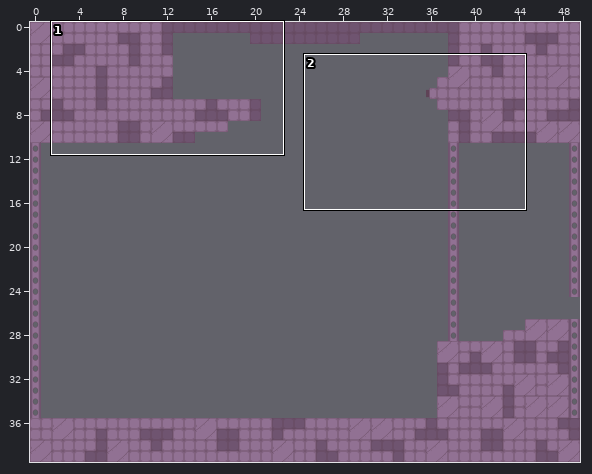
An edit to a level. Tiled map, android/assets/spaceship3.tmx. Above: a wide view before the commit, with the close-up outlined.
Close-up. Before the commit:
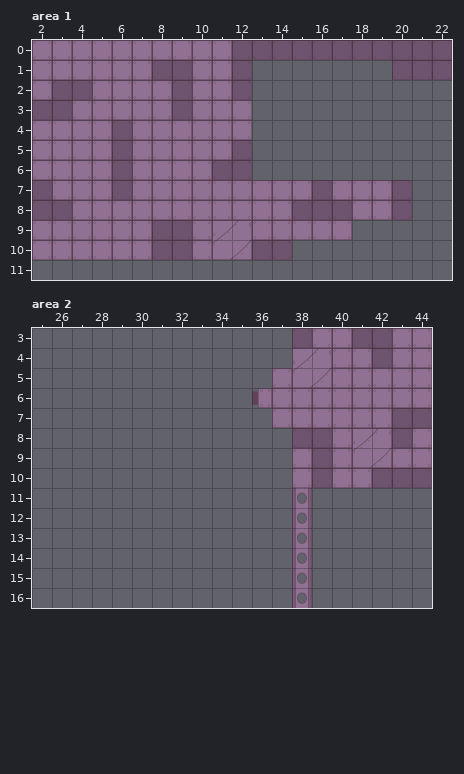
Cells are 100x100 px. Shown: area 1 x 2..22, y 0..11; area 2 x 25..44, y 3..16. The commit also changed other parts of the map, which this record leaves out.
The result:
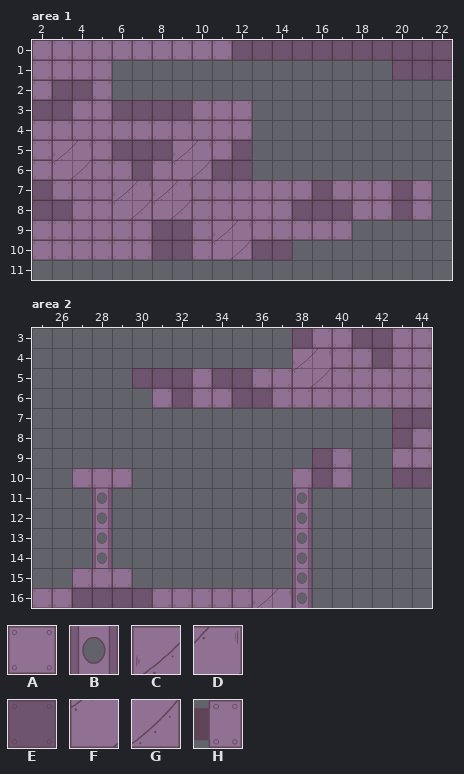
Key: from "tileset": A 0, B 1, C 5, D 6, E 7, F 10, G 11, H 12.
_ is an empty cell.
Edits made:
Layer "Tile Layer 1", area 1:
Tile A replaces tile E in row 4 at x 6; in row 6 at x 6.
Tile A is added in rows 7 to 8 at x 21.
Tile C replaces tile A in row 5 at x 3 and 9; in row 7 at x 8.
Tile C replaces tile E in row 7 at x 6.
Tile D replaces tile A in row 5 at x 4 and 10; in row 7 at x 7 and 9.
Tile E replaces tile A in row 3 at x 6 to 8; in row 5 at x 7 to 8; in row 6 at x 7.
Tile F replaces tile A in row 6 at x 3 and 9; in row 8 at x 6 and 8.
Tile G replaces tile A in row 6 at x 4 and 10; in row 8 at x 7 and 9.
Tile A is gone in row 1 at x 6 to 7 and 10 to 11; in row 2 at x 6 to 8 and 10 to 11.
Tile E is gone in row 1 at x 8 to 9 and 12; in row 2 at x 9 and 12.
Layer "Tile Layer 1", area 2:
Tile A is added in row 5 at x 33 and 36; in row 6 at x 31 and 33 to 34; in row 10 at x 27 to 29; in row 15 at x 27 to 29; in row 16 at x 25 to 26 and 31 to 35.
Tile B is added in rows 11 to 14 at x 28.
Tile C is added in row 16 at x 36.
Tile D is added in row 16 at x 37.
Tile E replaces tile H in row 6 at x 36.
Tile E is added in row 5 at x 30 to 32 and 34 to 35; in row 6 at x 32 and 35; in row 16 at x 27 to 30.
Tile A is gone in row 7 at x 37 to 42; in row 8 at x 40; in row 9 at x 38; in row 10 at x 41.
Tile C is gone in row 8 at x 41.
Tile D is gone in row 8 at x 42.
Tile E is gone in row 8 at x 38 to 39; in row 10 at x 42.
Tile F is gone in row 9 at x 41.
Tile G is gone in row 9 at x 42.
